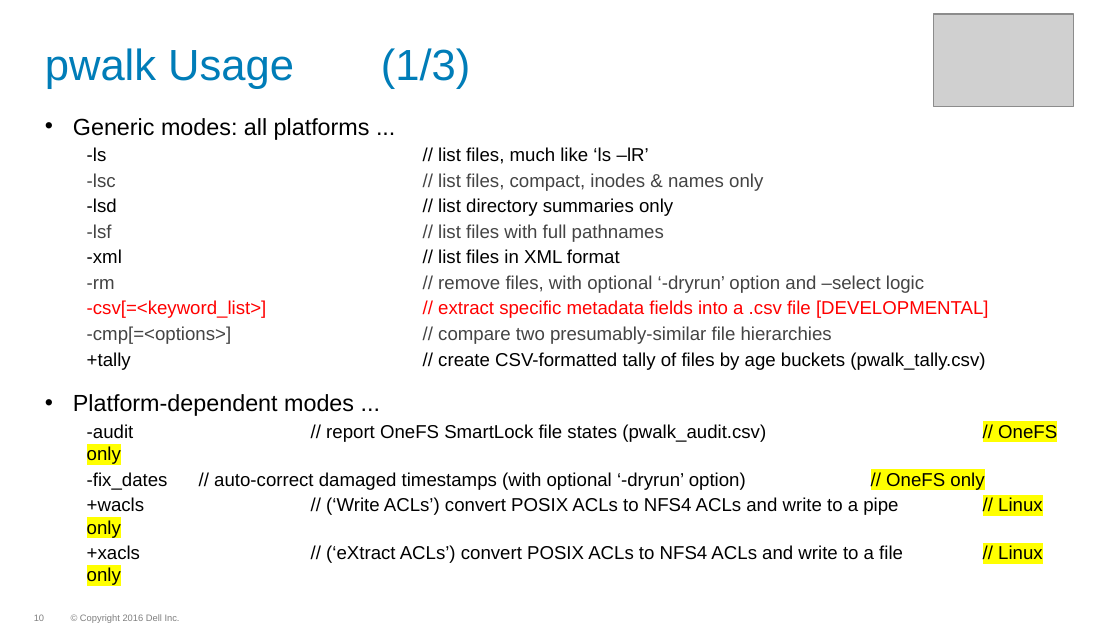
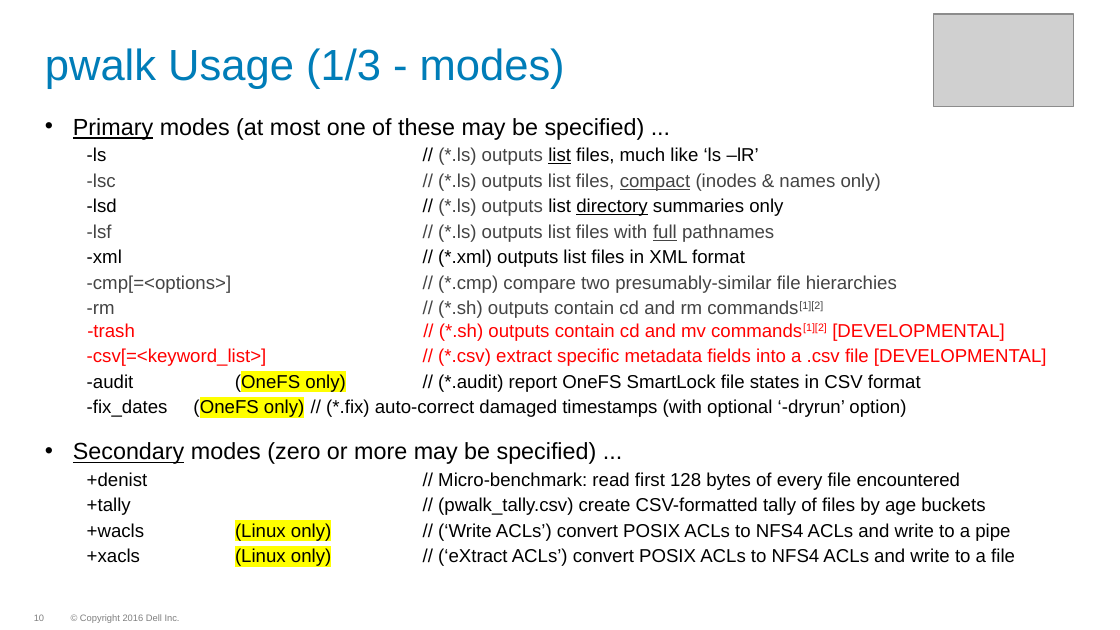
Before and after one commit to WhizBob/pwalk, a slide deck: slide 10 of doc/pwalk_slides.pptx. Drawn at 1120x630 pixels with LibreOffice and Linux fonts; fonts in the diff are those of the drawing; grey boxes stand for pictures; background and template pictures are left out. Boxes give left, top, right and bottom in pixels: in the first picture for what was removed or moved away, otherwise in the second. Text is boxed around its words. In the diff, an @@ line names an element or a change of style, - is before the commit and + after.

```diff
--- a/doc/pwalk_slides.pptx
+++ b/doc/pwalk_slides.pptx
@@ title at (45, 48, 565, 89): text changed @@
-pwalk Usage (1/3)
+pwalk Usage (1/3 - modes)
@@ text at (73, 118, 1047, 566): text changed @@
-• Generic modes: all platforms ...
-  -ls // list files, much like ‘ls –lR’
-  -lsc // list files, compact, inodes & names only
-  -lsd // list directory summaries only
-  -lsf // list files with full pathnames
-  -xml // list files in XML format
-  -rm // remove files, with optional ‘-dryrun’ option and –select logic
-  -csv[=<keyword_list>] // extract specific metadata fields into a .csv file [DEVELOPMENTAL]
-  -cmp[=<options>] // compare two presumably-similar file hierarchies
-  +tally // create CSV-formatted tally of files by age buckets (pwalk_tally.csv)
-• Platform-dependent modes ...
-  -audit // report OneFS SmartLock file states (pwalk_audit.csv) // OneFS only
-  -fix_dates // auto-correct damaged timestamps (with optional ‘-dryrun’ option) // OneFS only
-  +wacls // (‘Write ACLs’) convert POSIX ACLs to NFS4 ACLs and write to a pipe // Linux only
-  +xacls // (‘eXtract ACLs’) convert POSIX ACLs to NFS4 ACLs and write to a file // Linux only
+• Primary modes (at most one of these may be specified) ...
+  -ls // (*.ls) outputs list files, much like ‘ls –lR’
+  -lsc // (*.ls) outputs list files, compact (inodes & names only)
+  -lsd // (*.ls) outputs list directory summaries only
+  -lsf // (*.ls) outputs list files with full pathnames
+  -xml // (*.xml) outputs list files in XML format
+  -cmp[=<options>] // (*.cmp) compare two presumably-similar file hierarchies
+  -rm // (*.sh) outputs contain cd and rm commands[1][2]
+  -trash // (*.sh) outputs contain cd and mv commands[1][2] [DEVELOPMENTAL]
+  -csv[=<keyword_list>] // (*.csv) extract specific metadata fields into a .csv file [DEVELOPMENTAL]
+  -audit (OneFS only) // (*.audit) report OneFS SmartLock file states in CSV format
+  -fix_dates (OneFS only) // (*.fix) auto-correct damaged timestamps (with optional ‘-dryrun’ option)
+• Secondary modes (zero or more may be specified) ...
+  +denist // Micro-benchmark: read first 128 bytes of every file encountered
+  +tally // (pwalk_tally.csv) create CSV-formatted tally of files by age buckets
+  +wacls (Linux only) // (‘Write ACLs’) convert POSIX ACLs to NFS4 ACLs and write to a pipe
+  +xacls (Linux only) // (‘eXtract ACLs’) convert POSIX ACLs to NFS4 ACLs and write to a file
```
Also in this commit, not shown: 12 other slides changed, 3 slides removed, 9 other files.
